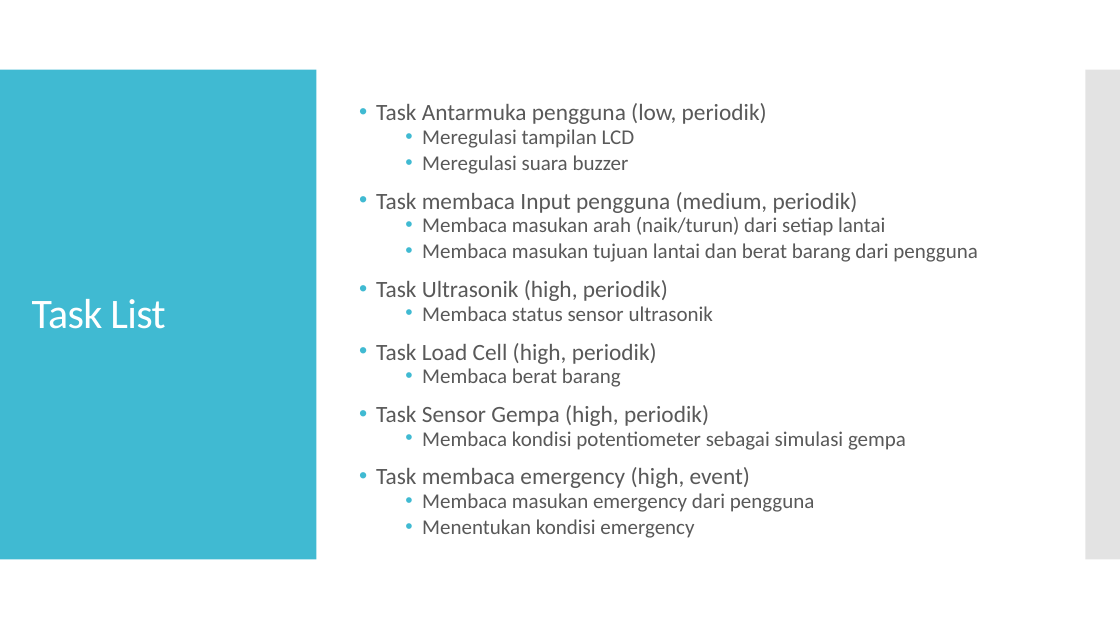
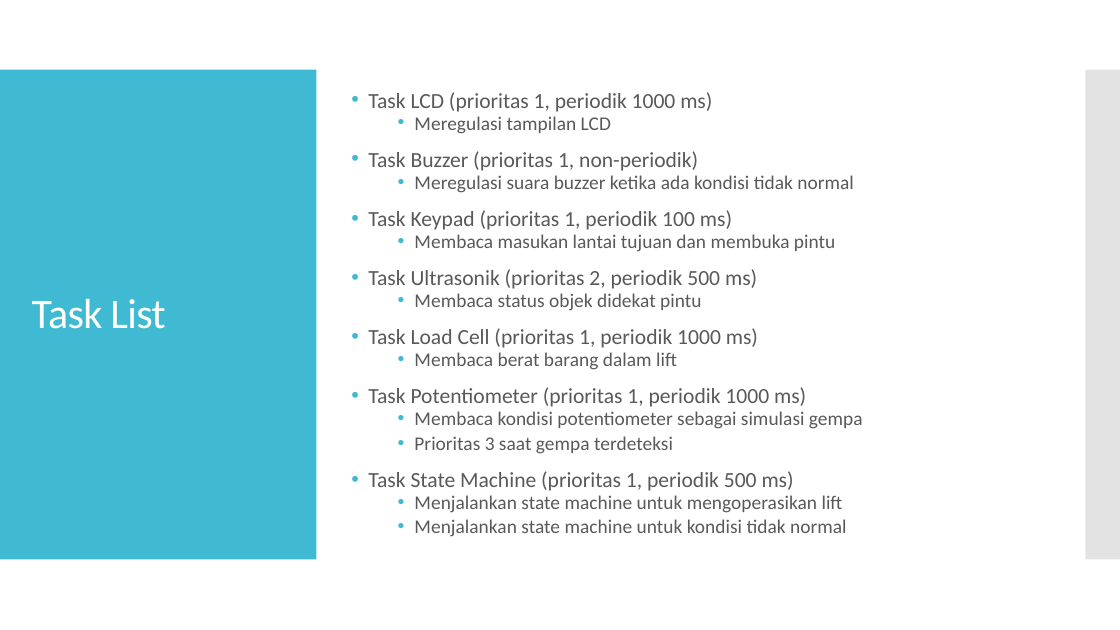
Before and after one commit to dillahstudent/TuBes_STL_K4, a slide deck: slide 5 of Tugas8_STL_Kelompok4.pptx. Drawn at 1120x630 pixels with LibreOffice and Linux fonts; fonts in the diff are those of the drawing. Boxes give left, top, right and bottom in pixels: in the first picture for what was removed or moved away, otherwise in the second. Text is boxed around its words. In the diff, an @@ line names an element or a change of style, - is before the commit and + after.

Commit message:
Update ppt
Add state machine
Update schematic
Update task list and timeline
Update sensor dan aktuator

```diff
--- a/Tugas8_STL_Kelompok4.pptx
+++ b/Tugas8_STL_Kelompok4.pptx
@@ text "Task LCD (prioritas 1, periodik ...": place and size @@
-text "Task LCD (prioritas 1, periodik ..." at bbox=[376, 103, 978, 538]
+text "Task LCD (prioritas 1, periodik ..." at bbox=[368, 92, 863, 537]
@@ text at bbox=[368, 92, 712, 112]: text changed; size 20 to 18.5 pt @@
-• Task Antarmuka pengguna (low, periodik)
+• Task LCD (prioritas 1, periodik 1000 ms)
@@ text at bbox=[414, 116, 863, 429]: size 18 to 16.6 pt in "Meregulasi tampilan LCD", "Membaca kondisi potentiometer sebagai simulasi gempa" @@
@@ text at bbox=[368, 151, 854, 407]: text changed; size 18 to 18.5 pt @@
-  • Meregulasi suara buzzer
-• Task membaca Input pengguna (medium, periodik)
-  • Membaca masukan arah (naik/turun) dari setiap lantai
-  • Membaca masukan tujuan lantai dan berat barang dari pengguna
-• Task Ultrasonik (high, periodik)
-  • Membaca status sensor ultrasonik
-• Task Load Cell (high, periodik)
-  • Membaca berat barang
-• Task Sensor Gempa (high, periodik)
+• Task Buzzer (prioritas 1, non-periodik)
+  • Meregulasi suara buzzer ketika ada kondisi tidak normal
+• Task Keypad (prioritas 1, periodik 100 ms)
+  • Membaca masukan lantai tujuan dan membuka pintu
+• Task Ultrasonik (prioritas 2, periodik 500 ms)
+  • Membaca status objek didekat pintu
+• Task Load Cell (prioritas 1, periodik 1000 ms)
+  • Membaca berat barang dalam lift
+• Task Potentiometer (prioritas 1, periodik 1000 ms)
@@ text at bbox=[368, 436, 847, 537]: text changed; size 18 to 16.6 pt @@
-• Task membaca emergency (high, event)
-  • Membaca masukan emergency dari pengguna
-  • Menentukan kondisi emergency
+  • Prioritas 3 saat gempa terdeteksi
+• Task State Machine (prioritas 1, periodik 500 ms)
+  • Menjalankan state machine untuk mengoperasikan lift
+  • Menjalankan state machine untuk kondisi tidak normal
```
Also in this commit, not shown: 4 other slides changed, 2 slides added.
